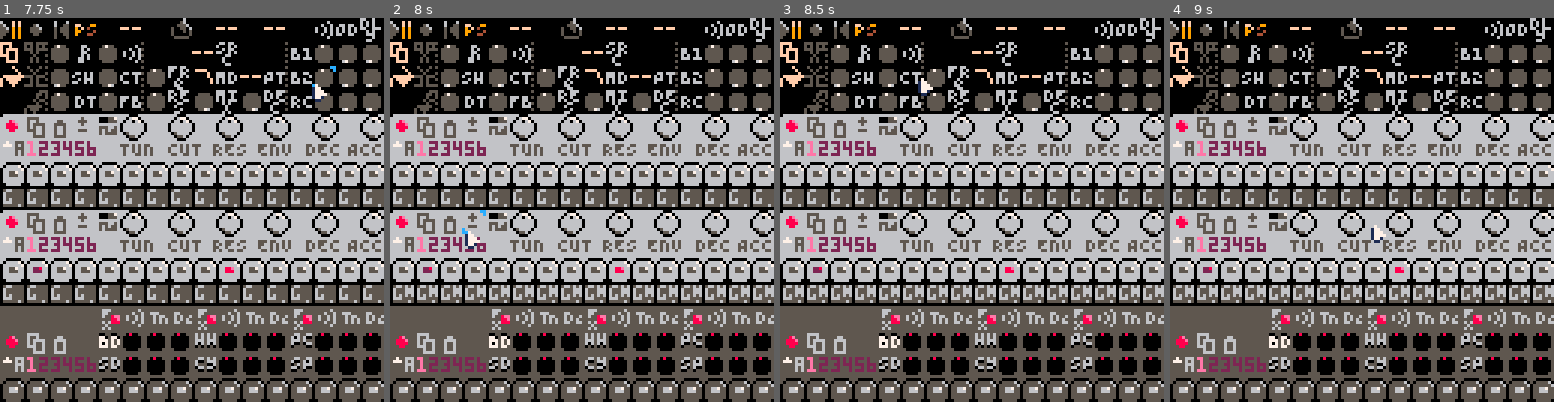
Above: before the commit, frames 1-4 (left to right).
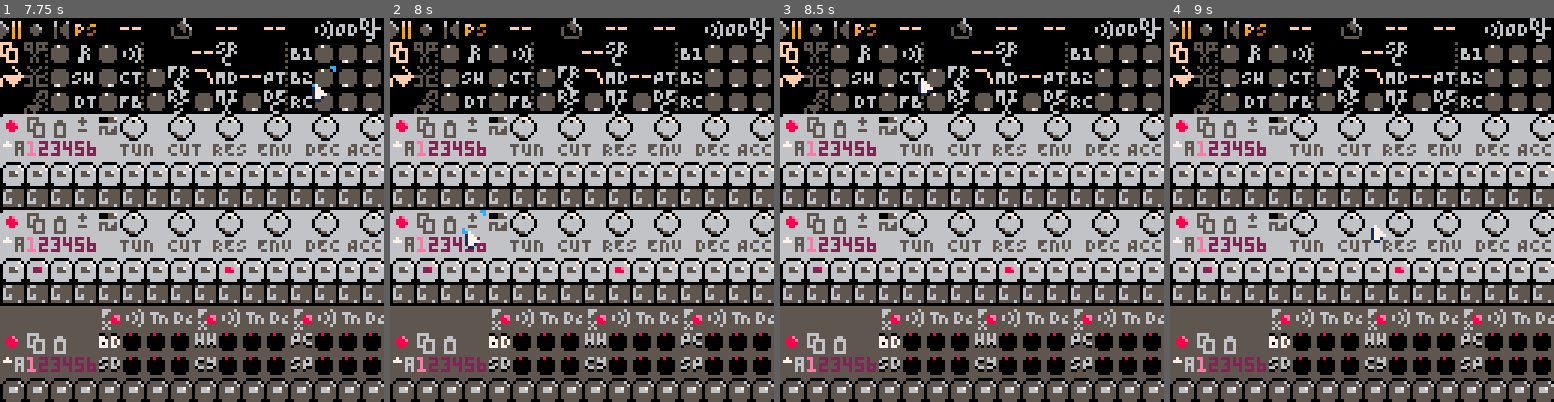
Above: after the commit, the same moments.

Repository: luchak/rp8
Game: PICO-8 cartridge pb-0x.p8
The game is run twice, just before and just after one commit, with the same random seed, the same clock (stepped at 60 frames per second) and the same inputs.
Inputs (mouse positions are in pixels of both pictures, inside the frame that each line leads up to):
- Up to frame 1 (7.75 s): tap X (X key) at 0.33, 0.7, 1.43, 2.58, 3.1, 3.62, 4.13, 4.65, 5.17, 5.68, 6.2, 6.72, 7.23 s; click (157, 121) at 0.67 s; tap O (Z key) at 1.07, 1.8, 2.43, 3.07, 3.7, 4.33, 4.97, 5.6, 6.23, 6.87, 7.5 s; click (218, 267) at 1.22 s; click (280, 114) at 1.77 s; click (46, 259) at 2.32 s; hold Right 2.33-3.33 s; click (107, 106) at 2.87 s; hold Right 3.38-4.22 s; click (172, 256) at 3.42 s; click (234, 102) at 3.97 s; hold Up 4.27-4.67 s; click (295, 248) at 4.52 s; hold Right 4.72-5.72 s; click (61, 94) at 5.07 s; click (122, 244) at 5.62 s; hold Down 5.77-6.1 s; hold Left 6.15-6.98 s; click (184, 90) at 6.17 s; click (249, 236) at 6.72 s; hold Right from 7.03 s (still down); click (311, 83) at 7.27 s
- Up to frame 2 (8 s): keep holding Right; tap X (X key) at 7.75 s; click (466, 229) at 7.82 s
- Up to frame 3 (8.5 s): release Right at 8.03 s; hold Right from 8.08 s (still down); tap O (Z key) at 8.13 s; tap X (X key) at 8.27 s; click (918, 79) at 8.37 s
- Up to frame 4 (9 s): tap O (Z key) at 8.77 s; tap X (X key) at 8.78 s; release Right at 8.92 s; click (1369, 225) at 8.92 s; hold Up from 8.97 s (still down)

Frame 1 is identical in both runs. In frame 2, 1.0% of the frame differs, in the area x 3-100%, y 69-73%; in frame 3, 1.0%; in frame 4, 1.0%.

Commit message:
More tooltips, fix transpose button

Diff:
--- a/pb-0x.p8
+++ b/pb-0x.p8
@@ -175,13 +175,8 @@
 -->8
 -- audio driver
 
--- at 5512hz/60fps, we need to
--- produce 92 samples a frame
--- 96-104 is just enough extra
--- to avoid jitter problems
--- on machines i have tested on
-_schunk,_tgtchunks=100,4
-_bufpadding,_chunkbuf=2*_schunk,{}
+_schunk=100
+_bufpadding,_chunkbuf=16*_schunk,{}
 sample_rate=5512.5
 _audio_dcf=0
 
@@ -1238,9 +1233,9 @@
  }
 end
 
-function toggle_new(x,y,s_off,s_on,get,set)
+function toggle_new(x,y,s_off,s_on,tt,get,set)
  return {
-  x=x,y=y,act_on_click=true,
+  x=x,y=y,act_on_click=true,tt=tt,
   get_sprite=function(self,state)
    return trn(get(state),s_on,s_off)
   end,
@@ -1296,9 +1291,9 @@
  }
 end
 
-function number_new(x,y,w,get,input)
+function number_new(x,y,w,tt,get,input)
  return {
-  x=x,y=y,w=w,drag_amt=0.05,
+  x=x,y=y,w=w,drag_amt=0.05,tt=tt,
   get_sprite=function(self,state)
    if state.song_mode then
     return tostr(get(state))..','..4*w..',0,15'
@@ -1324,9 +1319,9 @@
  return w
 end
 
-function transport_number_new(x,y,w,obj,key,input)
+function transport_number_new(x,y,w,obj,key,tt,input)
  return wrap_override(
-  number_new(x,y,w,state_make_get_set(obj,key),input),
+  number_new(x,y,w,tt,state_make_get_set(obj,key),input),
   '--,'..4*w..',0,15',
   state_is_song_mode
  )
@@ -1343,11 +1338,13 @@
   )
  end
 
- add_to_ui(
-  momentary_new(24,yp,26,function(state,b)
-   transpose_pat(state.pat_seqs[key],b)
-  end,'transpose')
- )
+ local transpose_btn = momentary_new(24,yp,26,function(state,b)
+  transpose_pat(state.pat_seqs[key],b)
+ end,'transpose')
+ transpose_btn.act_on_click=false
+ transpose_btn.drag_amt=0.05
+ add_to_ui(transpose_btn)
+
  add_to_ui(
   momentary_new(8,yp,28,function(state,b)
    copy_buf_pbl=copy_table(state.pat_seqs[key])
@@ -1360,7 +1357,7 @@
   end,'paste pattern')
  )
  add_to_ui(
-  toggle_new(0,yp,186,187,state_make_get_set_param_bool(base_idx+3))
+  toggle_new(0,yp,186,187,'active',state_make_get_set_param_bool(base_idx+3))
  )
  add_to_ui(
   spin_btn_new(0,yp+8,split'162,163,164,165',state_make_get_set(key..'_bank'))
@@ -1387,7 +1384,7 @@
  end
 
  add_to_ui(
-  toggle_new(32,yp,2,3,state_make_get_set_param_bool(base_idx+5))
+  toggle_new(32,yp,2,3,'waveform',state_make_get_set_param_bool(base_idx+5))
  )
 
  map(0,4,0,yp,16,2)
@@ -1421,23 +1418,23 @@
 
  for x,b in pairs(parse[[{32=0,64=1,96=2}]]) do
   add_to_ui(
-   toggle_new(x,96,170,171,state_make_get_set_param_bool(37,b))
+   toggle_new(x,96,170,171,'fx on/off',state_make_get_set_param_bool(37,b))
   )
  end
 
  add_to_ui(
   momentary_new(8,104,11,function(state,b)
    copy_buf_pirc=copy_table(state.pat_seqs['dr'])
-  end)
+  end, 'copy pattern')
  )
  add_to_ui(
   momentary_new(16,104,10,function(state,b)
    merge_tables(state.pat_seqs['dr'],copy_buf_pirc)
-  end)
+  end, 'paste pattern')
  )
 
  add_to_ui(
-  toggle_new(0,104,188,189,state_make_get_set_param_bool(34))
+  toggle_new(0,104,188,189,'active',state_make_get_set_param_bool(34))
  )
 
  add_to_ui(
@@ -1468,6 +1465,7 @@
  add_to_ui(
   toggle_new(
    0,0,6,7,
+   'play/pause',
    state_make_get_set'playing',
    function(s) s:toggle_playing() end
   )
@@ -1475,6 +1473,7 @@
  add_to_ui(
   toggle_new(
    24,0,172,173,
+   'pattern/song mode',
    state_is_song_mode,
    function(s) s:toggle_song_mode() end
   )
@@ -1483,6 +1482,7 @@
   wrap_override(
    toggle_new(
     8,0,231,232,
+    'record',
     state_make_get_set('tl','recording'),
     function(s) s:toggle_recording() end
    ),
@@ -1527,7 +1527,7 @@
   function(s)
    s:paste_seq()
   end,
-  'paste loop'
+  'fill loop'
  ))
  song_only(momentary_new(
   8,16,243,
@@ -1560,7 +1560,7 @@
  end
 
  add_to_ui(
-  toggle_new(64,16,234,235,state_make_get_set_param_bool(56,0))
+  toggle_new(64,16,234,235,'filter lp/bp',state_make_get_set_param_bool(56,0))
  )
  add_to_ui(
   spin_btn_new(64,8,parse[[{1="--,8,0,15",2="AL,8,0,15",3="B1,8,0,15",4="B2,8,0,15",5="RC,8,0,15"}]],state_make_get_set_param(56,1))
@@ -1573,18 +1573,18 @@
   end
  end
  add_to_ui(
-  transport_number_new(32,0,4,'tl','bar',
+  transport_number_new(32,0,4,'tl','bar','song position',
    function(state,b)
     state:go_to_bar(state.tl.bar+b)
    end
   )
  )
  song_only(
-  toggle_new(56,0,193,194,state_make_get_set('tl','loop')),
+  toggle_new(56,0,193,194,'loop on/off',state_make_get_set('tl','loop')),
   195
  )
  add_to_ui(
-  transport_number_new(64,0,4,'tl','loop_start',
+  transport_number_new(64,0,4,'tl','loop_start','loop start',
    function(state,b)
     local tl=state.tl
     local ns=tl.loop_start+b
@@ -1594,7 +1594,7 @@
   )
  )
  add_to_ui(
-  transport_number_new(84,0,3,'tl','loop_len',
+  transport_number_new(84,0,3,'tl','loop_len','loop length',
    function(state,b)
     local tl=state.tl
     tl.loop_len=mid(1,tl.loop_len+b,1000-tl.loop_start)
